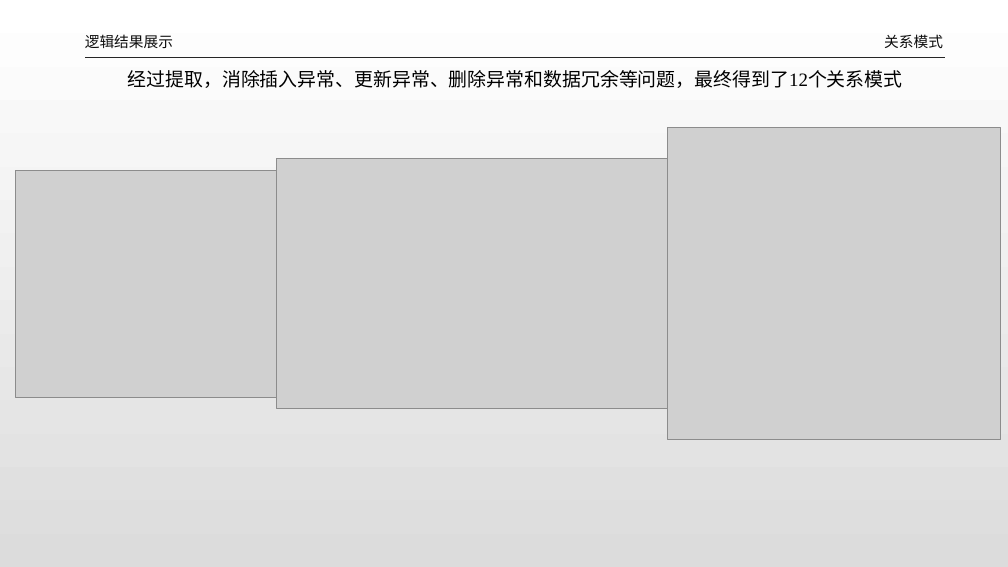
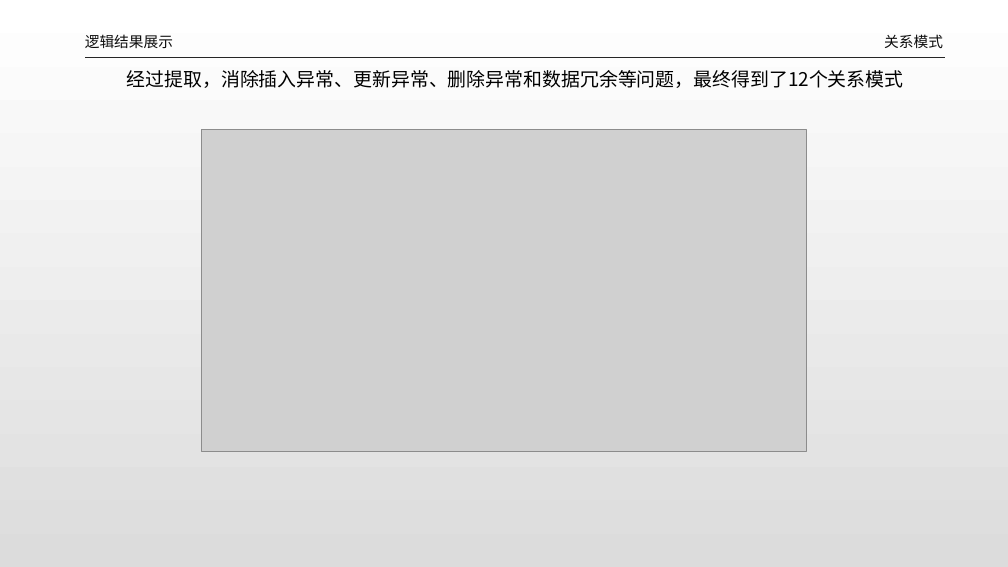
Before and after one commit to dlct-wzx/database-practice, a slide deck: slide 12 of 答辩ppt.pptx. Drawn at 1008x567 pixels with LibreOffice and Linux fonts; fonts in the diff are those of the drawing; grey boxes stand for pictures. Boxes give left, top, right and bottom in pixels: in the first picture for what was removed or moved away, otherwise in the second. Text is boxed around its words. In the diff, an @@ line names an element or a change of style, - is before the commit and + after.

```diff
--- a/答辩ppt.pptx
+++ b/答辩ppt.pptx
@@ text "经过提取，消除插入异常、更新异常、删除异常和数据冗余等问题，最终得到了12个关系模式" at [127, 70, 904, 88]: font Times New Roman to Noto Sans CJK SC @@
@@ picture: place and size @@
-picture at [276, 159, 668, 409]
+picture at [202, 130, 807, 451]
@@ picture removed at [668, 128, 1000, 439] @@
@@ picture removed at [16, 170, 277, 397] @@
```
Also in this commit, not shown: 5 other slides changed, 11 slides added, 4 slides removed, 10 other files.
